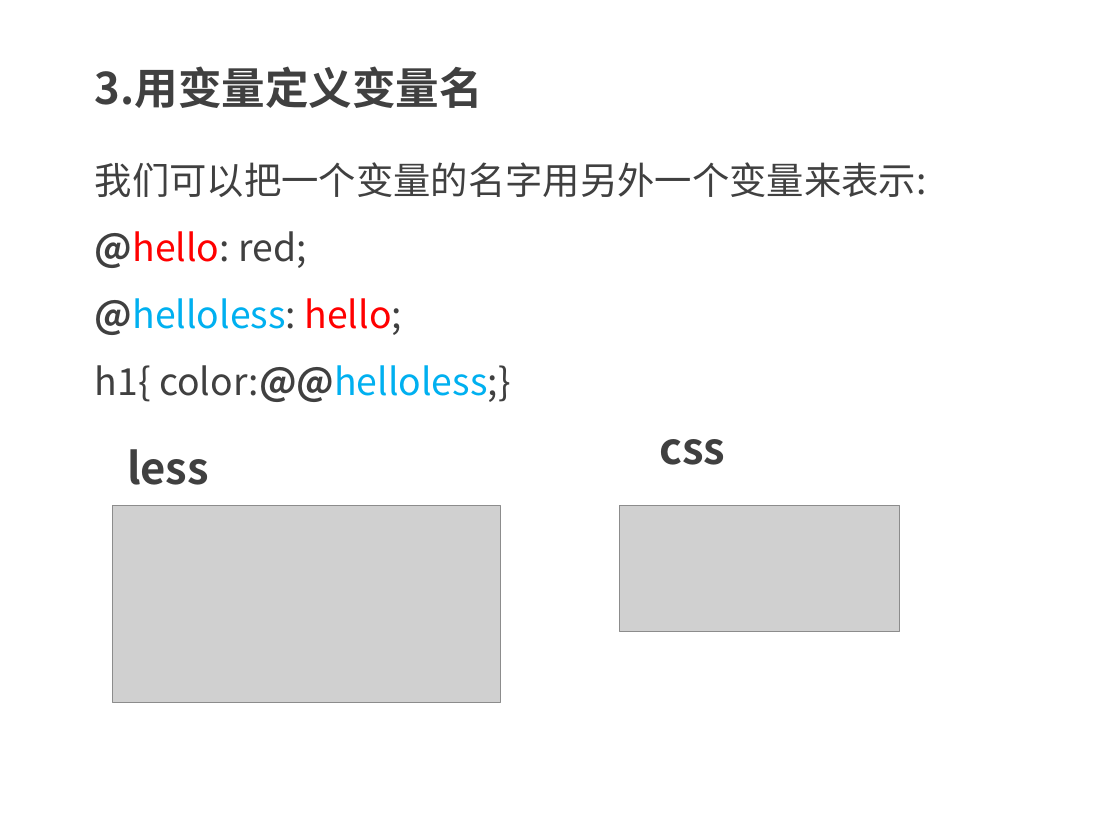
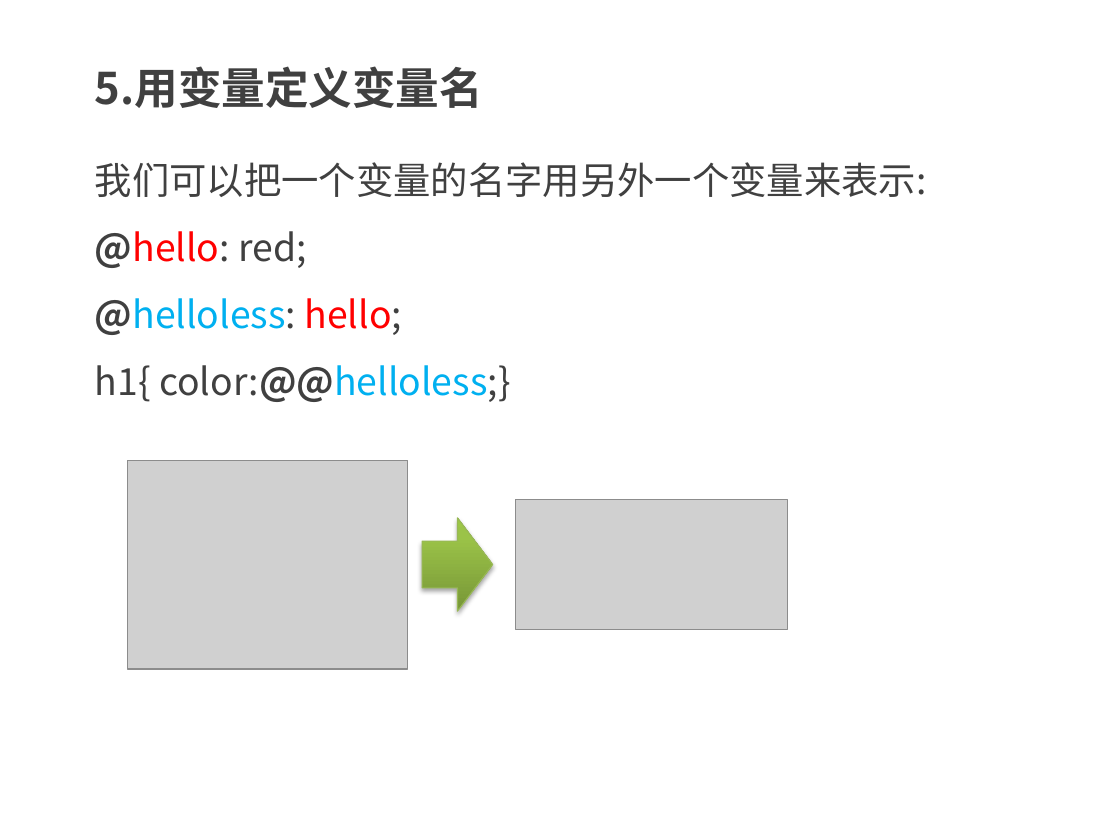
Before and after one commit to kong66/less-class, a slide deck: slide 7 of less-2-变量.pptx (slide 6 before the commit). Drawn at 1120x840 pixels with LibreOffice and Linux fonts; fonts in the diff are those of the drawing; grey boxes stand for pictures. Boxes give left, top, right and bottom in pixels: in the first picture for what was removed or moved away, otherwise in the second. Text is boxed around its words. In the diff, an @@ line names an element or a change of style, - is before the commit and + after.

```diff
--- a/less-2-变量.pptx
+++ b/less-2-变量.pptx
@@ text at box(95, 66, 483, 108): text changed @@
-3.用变量定义变量名
+5.用变量定义变量名
@@ text removed at box(127, 449, 209, 485) @@
-less
@@ text removed at box(659, 439, 725, 465) @@
-css
@@ picture: place and size @@
-picture at box(113, 505, 501, 702)
+picture at box(128, 460, 408, 669)
@@ picture added at box(516, 500, 788, 629) @@
@@ picture removed at box(619, 505, 899, 632) @@
@@ right arrow added at box(422, 517, 493, 610), fill gradient #779737 to #9BC348 to #9DC746, outline #98B955 0.75 pt @@
```
Also in this commit, not shown: 4 other slides changed, 3 slides added, 1 slide removed, 6 other files.
